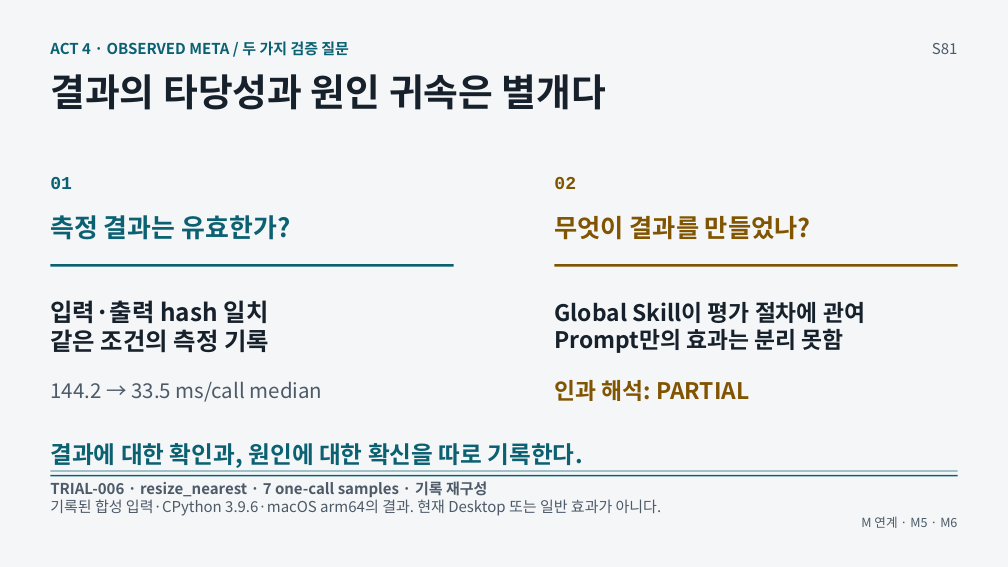
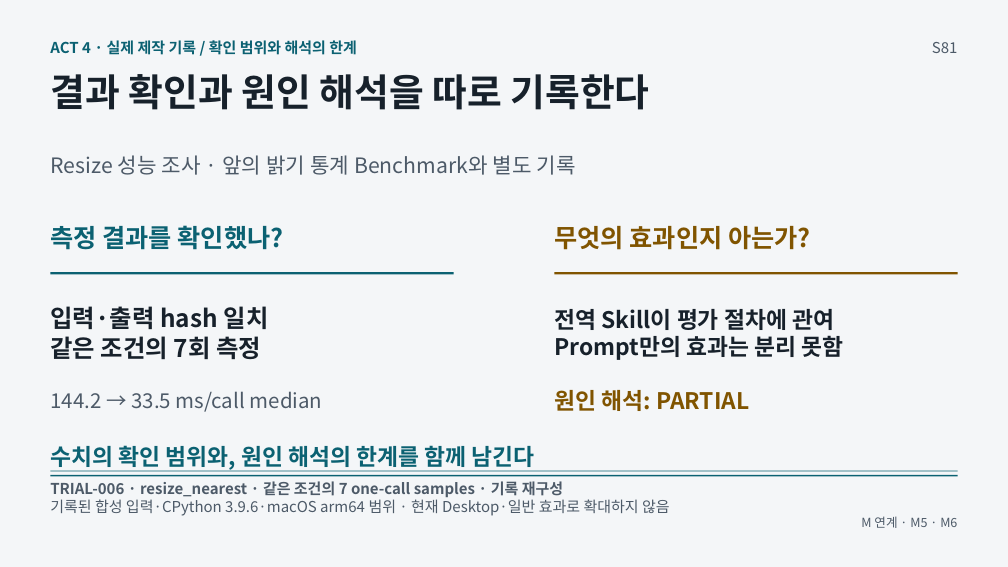
Before and after one commit to GideokKim/ai-dev-training, a slide deck: slide 81 of production/AI_Dev_Training_Full.pptx. Drawn at 1008x567 pixels with LibreOffice and Linux fonts; fonts in the diff are those of the drawing. Boxes give left, top, right and bottom in pixels: in the first picture for what was removed or moved away, otherwise in the second. Text is boxed around its words. In the diff, an @@ line names an element or a change of style, - is before the commit and + after.

```diff
--- a/production/AI_Dev_Training_Full.pptx
+++ b/production/AI_Dev_Training_Full.pptx
@@ text at (50, 40, 357, 55): text changed @@
-ACT 4 · OBSERVED META / 두 가지 검증 질문
+ACT 4 · 실제 제작 기록 / 확인 범위와 해석의 한계
@@ text at (50, 74, 650, 110): text changed @@
-결과의 타당성과 원인 귀속은 별개다
+결과 확인과 원인 해석을 따로 기록한다
@@ text removed at (50, 177, 72, 189) @@
-01
@@ text added at (50, 155, 576, 175), 20.2 pt, text #4D5A68 @@
+Resize 성능 조사 · 앞의 밝기 통계 Benchmark와 별도 기록
@@ text removed at (554, 177, 576, 189) @@
-02
@@ text at (50, 225, 284, 250): text changed; size 24.8 to 24 pt @@
-측정 결과는 유효한가?
+측정 결과를 확인했나?
@@ text at (554, 226, 810, 250): text changed @@
-무엇이 결과를 만들었나?
+무엇의 효과인지 아는가?
@@ 2 texts, 2 lines: place and size @@
-2 texts, 2 lines at (50, 265, 958, 402)
+2 texts, 2 lines at (50, 273, 958, 412)
@@ text at (554, 309, 834, 330): text changed @@
-Global Skill이 평가 절차에 관여
+전역 Skill이 평가 절차에 관여
@@ text at (50, 336, 261, 360): text changed @@
-같은 조건의 측정 기록
+같은 조건의 7회 측정
@@ text at (554, 390, 749, 411): text changed @@
-인과 해석: PARTIAL
+원인 해석: PARTIAL
@@ text at (50, 445, 535, 471): text changed; size 22.5 to 21.8 pt @@
-결과에 대한 확인과, 원인에 대한 확신을 따로 기록한다.
+수치의 확인 범위와, 원인 해석의 한계를 함께 남긴다
@@ text at (50, 481, 563, 497): text changed @@
-TRIAL-006 · resize_nearest · 7 one-call samples · 기록 재구성
+TRIAL-006 · resize_nearest · 같은 조건의 7 one-call samples · 기록 재구성
@@ text at (50, 499, 670, 516): text changed @@
-기록된 합성 입력·CPython 3.9.6·macOS arm64의 결과. 현재 Desktop 또는 일반 효과가 아니다.
+기록된 합성 입력·CPython 3.9.6·macOS arm64 범위 · 현재 Desktop·일반 효과로 확대하지 않음
```
Also in this commit, not shown: 9 other slides changed, 54 other files.
